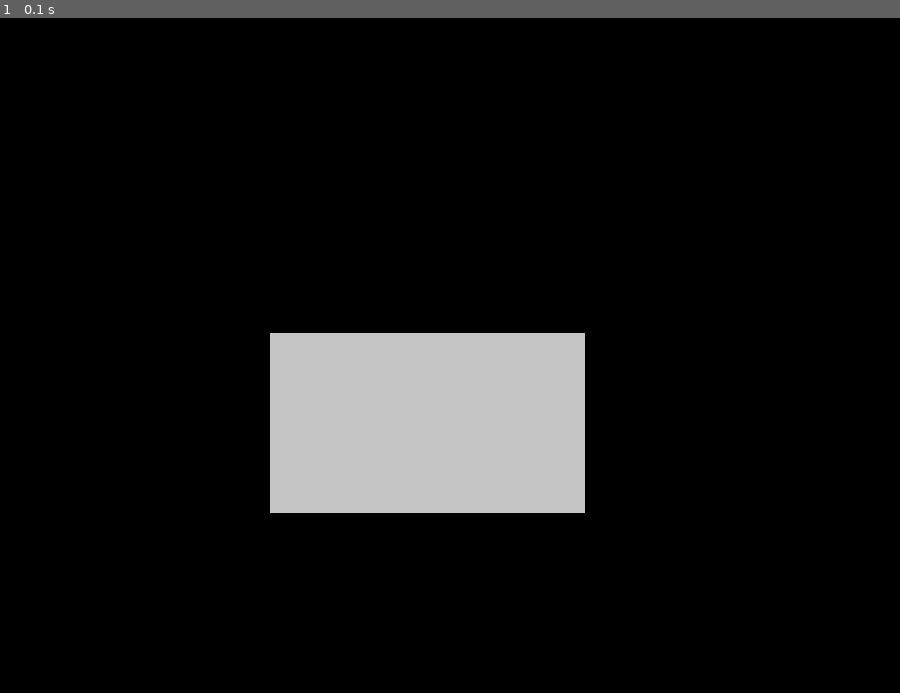
Above: before the commit, frame 1.
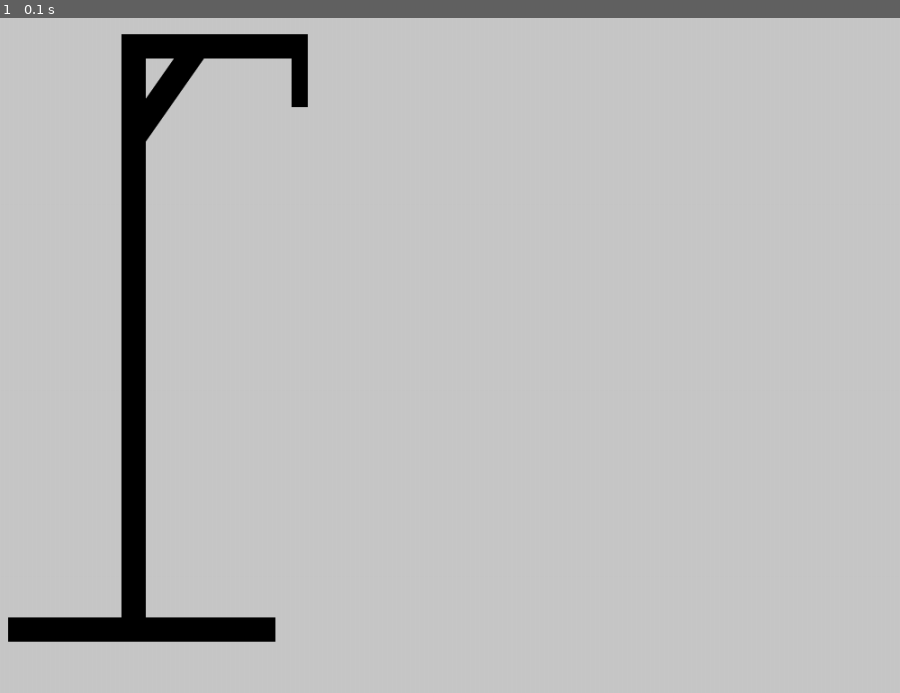
Above: after the commit, the same moment.

Repository: dorogit/pygame_collaboration
Game: pygame game, started from main.py
Two runs of this game, one before a commit and one after it. Both use one fixed random seed, a clock stepped at 60 frames per second and the inputs below.
Inputs:
- Up to frame 1 (0.1 s): no input

The runs differ from the first frame. In frame 1, 86% of the frame differs, in the area x 0-100%, y 0-100%.

Commit message:
Update main.py

Diff:
--- a/main.py
+++ b/main.py
@@ -1,16 +1,22 @@
 import pygame
+pygame.init()
 
 #setting up the screen etc.
 screen = pygame.display.set_mode((1000,750))
 pygame.display.set_caption('HangMan')
 
-pygame.draw.rect(screen, (200,200,200),pygame.Rect(300,350,350,200))
+gallow = pygame.image.load('gallow.png')
+screen.fill((200,200,200))
+Clock = pygame.time.Clock()
 pygame.display.update()
 
 run= True
 
 while run:
-  pressed= pygame.key.get_pressed()
+  event = pygame.event.wait()
+  pressed = pygame.key.get_pressed()
   if pressed[pygame.K_ESCAPE]:
     break
   pygame.display.update()
+  Clock.tick(30)
+  screen.blit(gallow,((0,0)))
